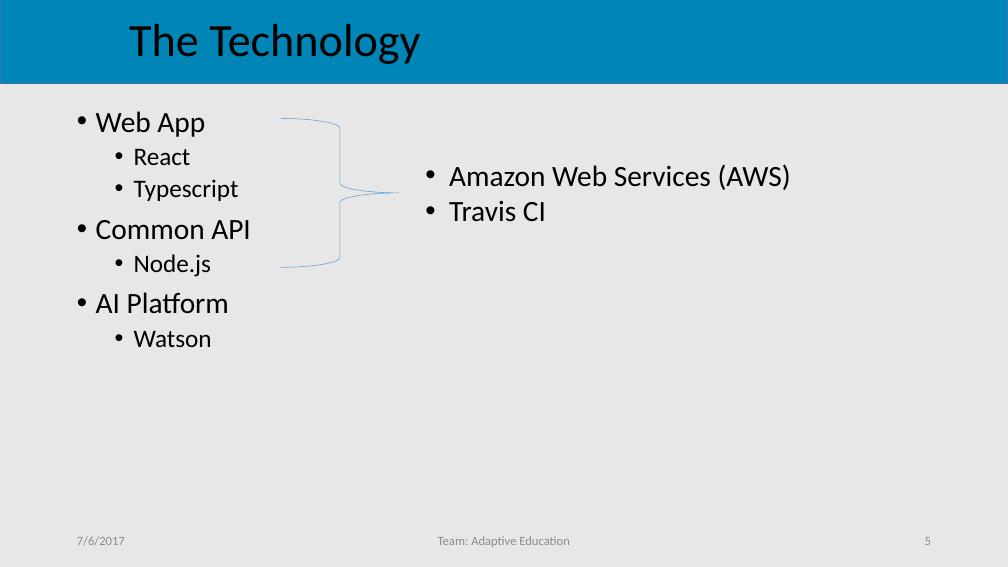
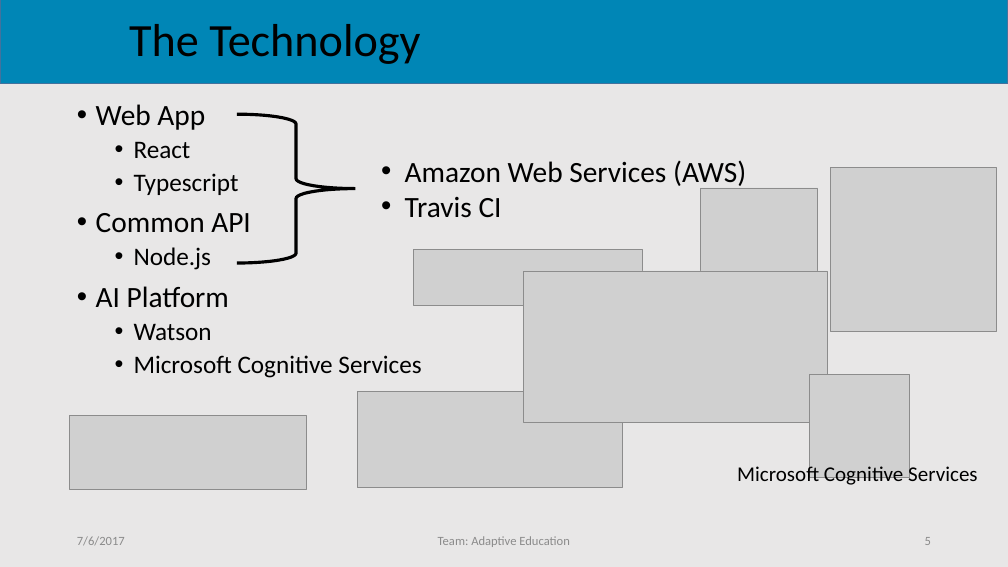
Before and after one commit to Drakmyth/Slalom-AdaptiveEducation, a slide deck: slide 5 of presentation/presentation.pptx. Drawn at 1008x567 pixels with LibreOffice and Linux fonts; fonts in the diff are those of the drawing; grey boxes stand for pictures; background and template pictures are left out. Boxes give left, top, right and bottom in pixels: in the first picture for what was removed or moved away, otherwise in the second. Text is boxed around its words. In the diff, an @@ line names an element or a change of style, - is before the commit and + after.

Commit message:
Updated slides

```diff
--- a/presentation/presentation.pptx
+++ b/presentation/presentation.pptx
@@ text "Web App": place and size @@
-text "Web App" at box(96, 111, 251, 347)
+text "Web App" at box(96, 104, 421, 378)
@@ right brace: place and size @@
-right brace at box(281, 119, 399, 268)
+right brace at box(237, 114, 355, 263)
@@ right brace at box(237, 114, 355, 263): outline #5B9BD5 0.5 pt to #000000 3 pt @@
@@ text "Amazon Web Services (AWS)": place and size @@
-text "Amazon Web Services (AWS)" at box(449, 164, 791, 222)
+text "Amazon Web Services (AWS)" at box(405, 160, 746, 218)
@@ picture added at box(830, 167, 997, 332) @@
@@ picture added at box(700, 188, 818, 302) @@
@@ picture added at box(414, 250, 643, 306) @@
@@ picture added at box(524, 271, 827, 423) @@
@@ text at box(134, 355, 421, 378): paragraph added @@
+  • Microsoft Cognitive Services
@@ picture added at box(810, 375, 910, 478) @@
@@ picture added at box(70, 415, 306, 489) @@
@@ picture added at box(358, 391, 622, 488) @@
@@ text added at box(737, 463, 977, 485), 20 pt, text #000000 @@
+Microsoft Cognitive Services
```
Also in this commit, not shown: 3 other slides changed, 1 slide added.
